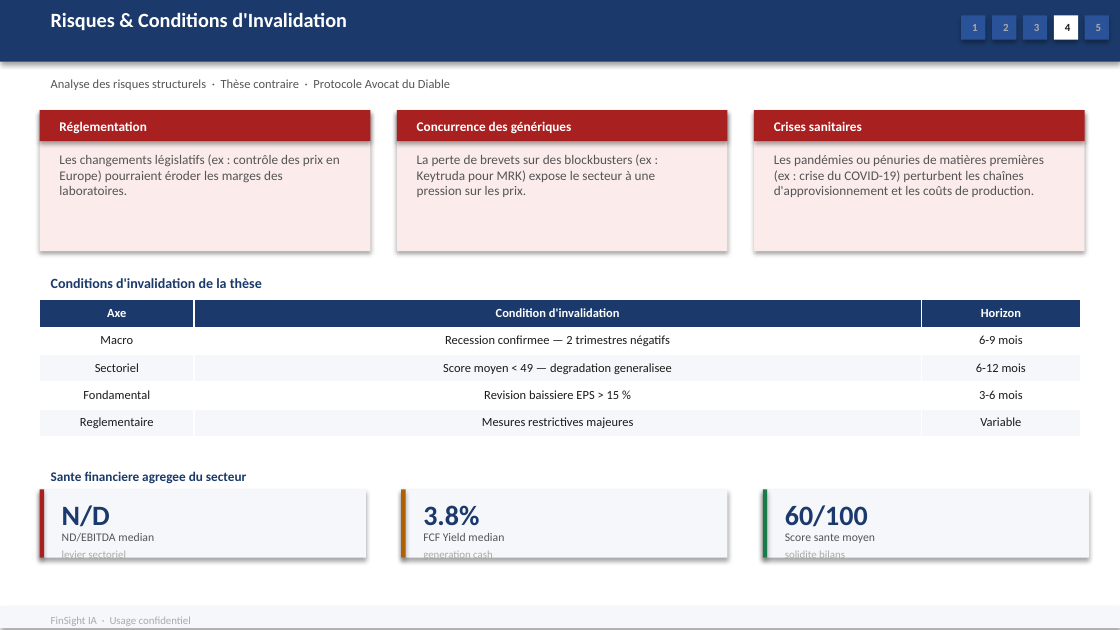
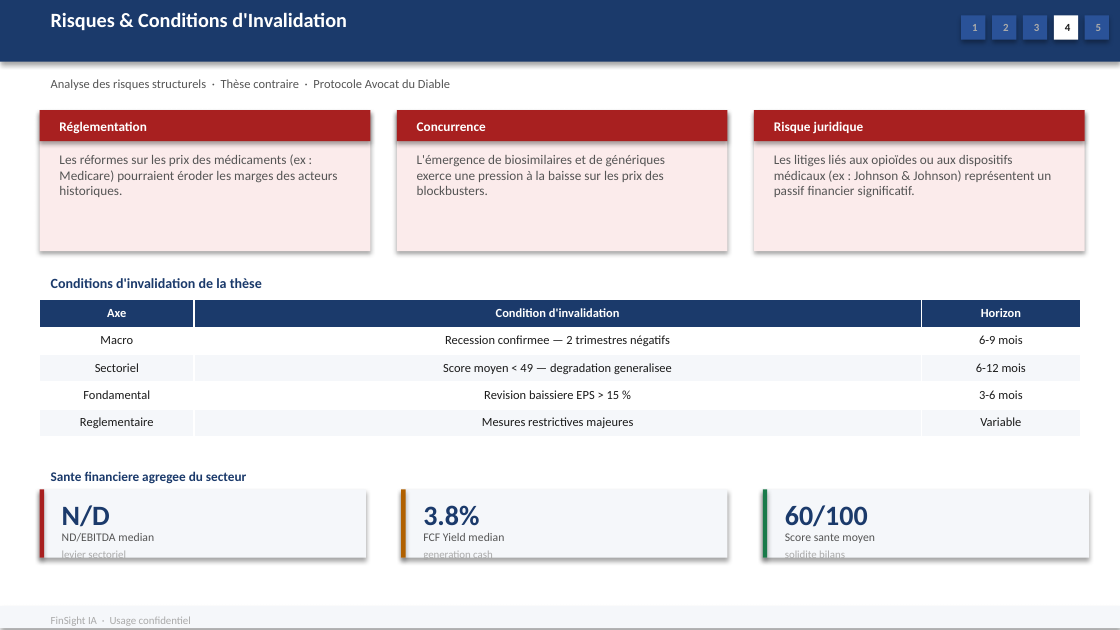
Before and after one commit to baptistejeh07-art/finsight-ia, a slide deck: slide 17 of preview/secteur_Healthcare_S&P_500/secteur_Healthcare_S&P_500.pptx. Drawn at 1120x630 pixels with LibreOffice and Linux fonts; fonts in the diff are those of the drawing. Boxes give left, top, right and bottom in pixels: in the first picture for what was removed or moved away, otherwise in the second. Text is boxed around its words. In the diff, an @@ line names an element or a change of style, - is before the commit and + after.

Commit message:
chore(preview): secteur_Healthcare_S&P_500 outputs regeneres

```diff
--- a/preview/secteur_Healthcare_S&P_500/secteur_Healthcare_S&P_500.pptx
+++ b/preview/secteur_Healthcare_S&P_500/secteur_Healthcare_S&P_500.pptx
@@ text at (417, 122, 486, 131): text changed @@
-Concurrence des génériques
+Concurrence
@@ text at (774, 121, 864, 133): text changed @@
-Crises sanitaires
+Risque juridique
@@ text at (59, 154, 337, 197): text changed @@
-Les changements législatifs (ex : contrôle des prix en Europe) pourraient éroder les marges des laboratoires.
+Les réformes sur les prix des médicaments (ex : Medicare) pourraient éroder les marges des acteurs historiques.
@@ text at (417, 155, 666, 195): text changed @@
-La perte de brevets sur des blockbusters (ex : Keytruda pour MRK) expose le secteur à une pression sur les prix.
+L'émergence de biosimilaires et de génériques exerce une pression à la baisse sur les prix des blockbusters.
@@ text at (774, 155, 1051, 197): text changed @@
-Les pandémies ou pénuries de matières premières (ex : crise du COVID-19) perturbent les chaînes d'approvisionnement et les coûts de production.
+Les litiges liés aux opioïdes ou aux dispositifs médicaux (ex : Johnson & Johnson) représentent un passif financier significatif.
```
Also in this commit, not shown: 5 other slides changed, 2 other files.
